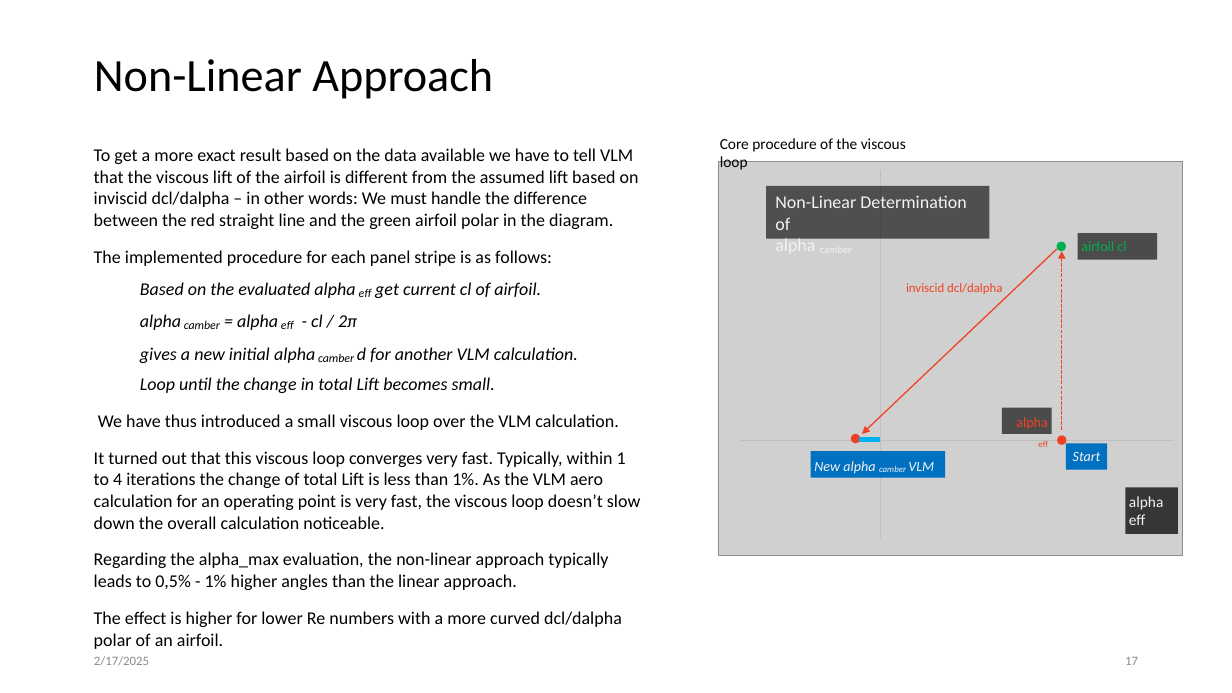
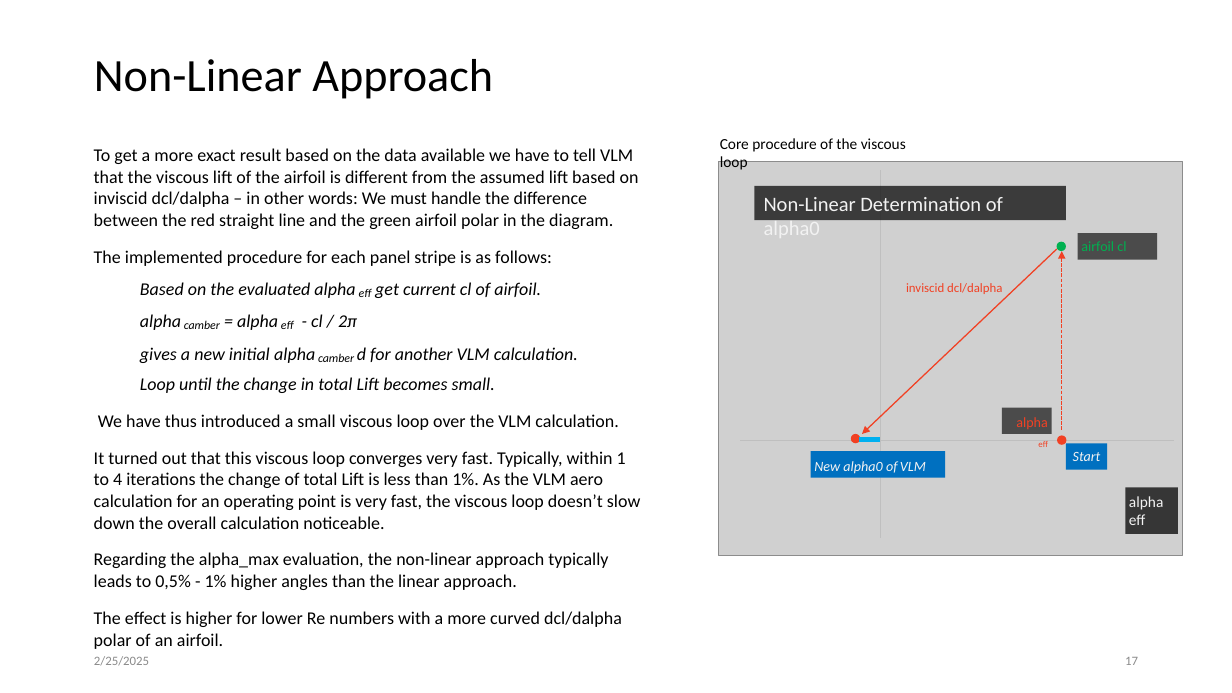
Before and after one commit to jxjo/PlanformCreator2, a slide deck: slide 17 of doc/PC2_wing_aerodynamics_beta.pptx. Drawn at 1232x693 pixels with LibreOffice and Linux fonts; fonts in the diff are those of the drawing; grey boxes stand for pictures. Boxes give left, top, right and bottom in pixels: in the first picture for what was removed or moved away, otherwise in the second. Text is boxed around its words. In the diff, an @@ line names an element or a change of style, - is before the commit and + after.

```diff
--- a/doc/PC2_wing_aerodynamics_beta.pptx
+++ b/doc/PC2_wing_aerodynamics_beta.pptx
@@ rectangle "Non-Linear Determination of alpha0": place and size @@
-rectangle "Non-Linear Determination of alpha0" at bbox=[766, 186, 990, 238]
+rectangle "Non-Linear Determination of alpha0" at bbox=[755, 186, 1067, 220]
@@ rectangle "Non-Linear Determination of alpha0" at bbox=[755, 186, 1067, 220]: fill #0D0D0D at 66% opacity to #0D0D0D at 76% opacity @@
@@ text in rectangle at bbox=[764, 197, 1003, 220]: text changed; size 14 to 16 pt @@
-Non-Linear Determination of
-alpha camber
+Non-Linear Determination of alpha0
@@ text in rectangle at bbox=[814, 461, 926, 474]: text changed @@
-New alpha camber VLM
+New alpha0 of VLM
@@ text at bbox=[94, 656, 149, 666]: text changed @@
-2/17/2025
+2/25/2025
```
Also in this commit, not shown: 26 other slides changed, 7 other files.
